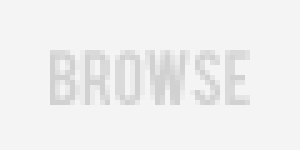
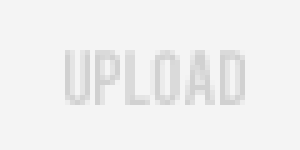
Two versions of the same layered image (300x150). Layer-by-layer changes:
hid "BROWSE" over <box>50,50,250,105</box>
showed "UPLOAD" over <box>65,50,245,105</box>
